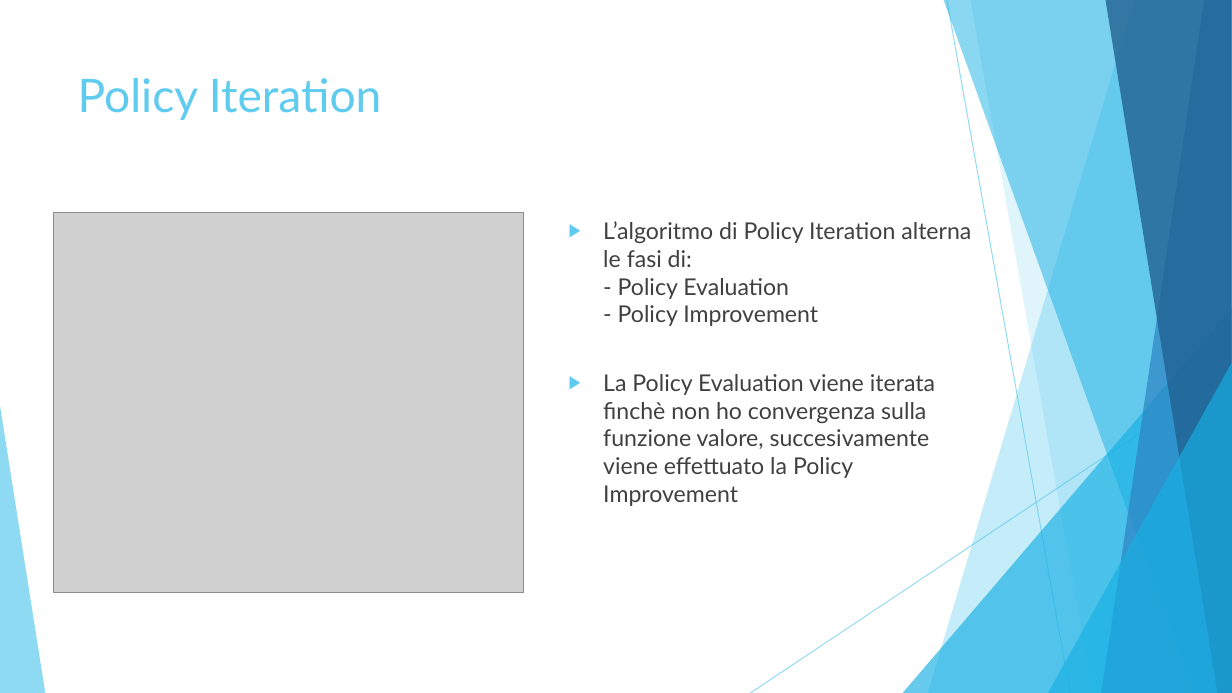
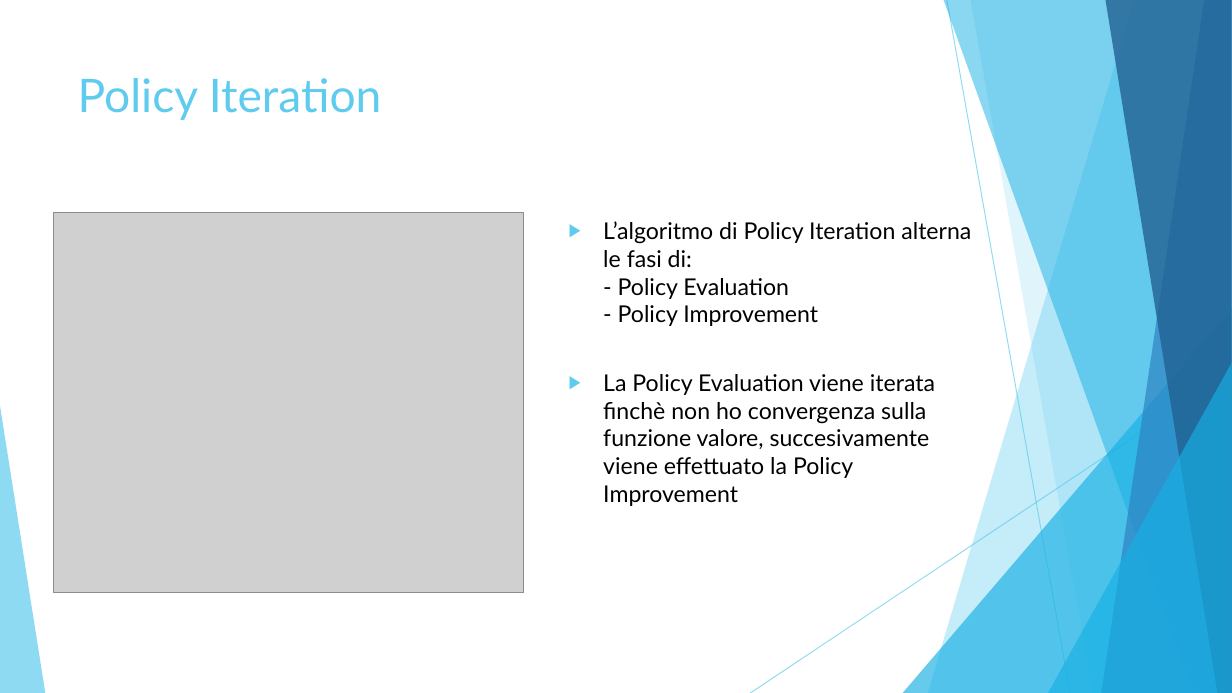
Before and after one commit to simonesinceri/MRL, a slide deck: slide 5 of Assignment 2/Presentation_Ass2.pptx. Drawn at 1232x693 pixels with LibreOffice and Linux fonts; fonts in the diff are those of the drawing; grey boxes stand for pictures. Boxes give left, top, right and bottom in pixels: in the first picture for what was removed or moved away, otherwise in the second. Text is boxed around its words. In the diff, an @@ line names an element or a change of style, - is before the commit and + after.

```diff
--- a/Assignment 2/Presentation_Ass2.pptx
+++ b/Assignment 2/Presentation_Ass2.pptx
@@ text "L’algoritmo di Policy Iteration alterna ..." at box(603, 221, 971, 506): text colour #404040 to #000000 @@
```
Also in this commit, not shown: 5 other slides changed.
